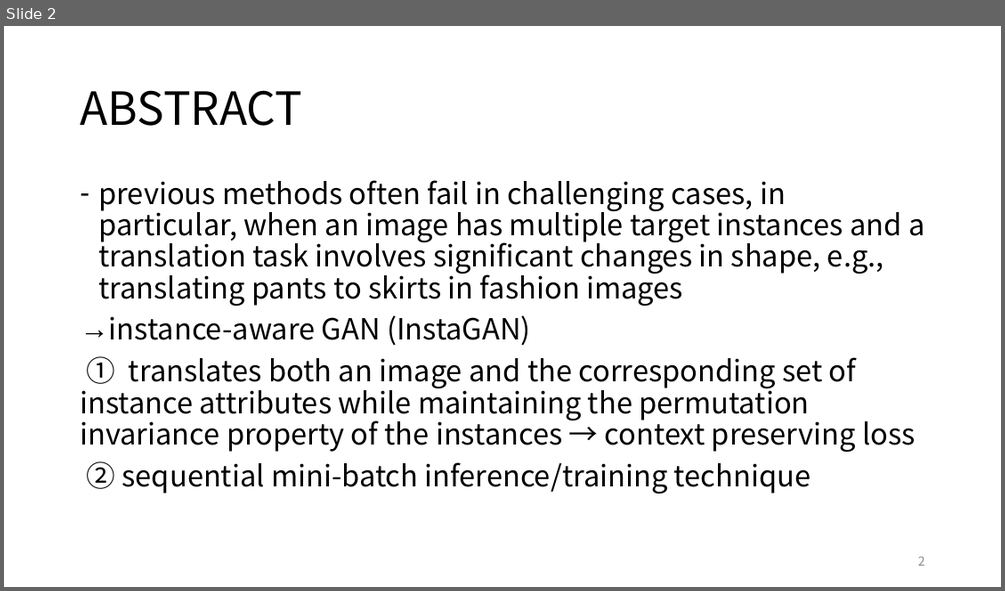
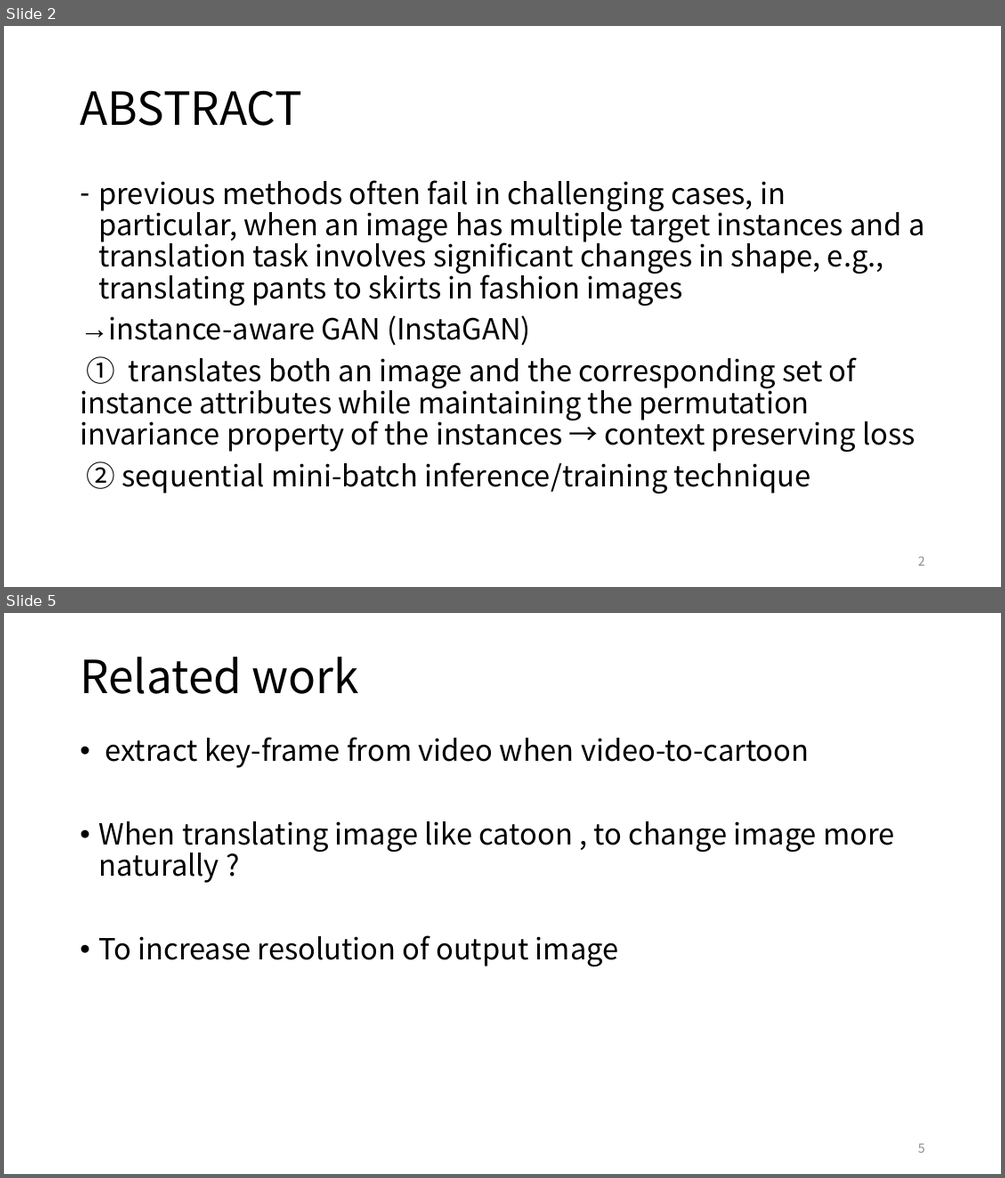
Before and after one commit to Yiujin/gradProject, a slide deck: paper/for_presentation.pptx. Shown one above the other, each under a label of ours: slide 2 before the commit, slides 2 and 5 after it; the slides between them are not shown. The pictures are 1005x591 and 1005x1178 pixels, drawn with LibreOffice and Linux fonts; fonts in the diff are those of the drawing. Boxes give left, top, right and bottom in pixels: in the first picture for what was removed or moved away, otherwise in the second. Text is boxed around its words. In the diff, an @@ line names an element or a change of style, - is before the commit and + after.

```diff
--- a/paper/for_presentation.pptx
+++ b/paper/for_presentation.pptx
@@ slide 5 added at bbox=[4, 613, 1001, 1174], background #FFFFFF @@
@@ title added at bbox=[80, 657, 359, 694], 44 pt, text #000000 @@
+Related work
@@ text added at bbox=[98, 737, 894, 966], 28 pt, text #000000 @@
+• extract key-frame from video when video-to-cartoon
+• When translating image like catoon , to change image more naturally ?
+• To increase resolution of output image
@@ page number added at bbox=[918, 1143, 925, 1152], 12 pt, text #8C8C8C @@
+5
```
Also in this commit, not shown: 3 other slides added, 4 slides removed, 1 other file.
